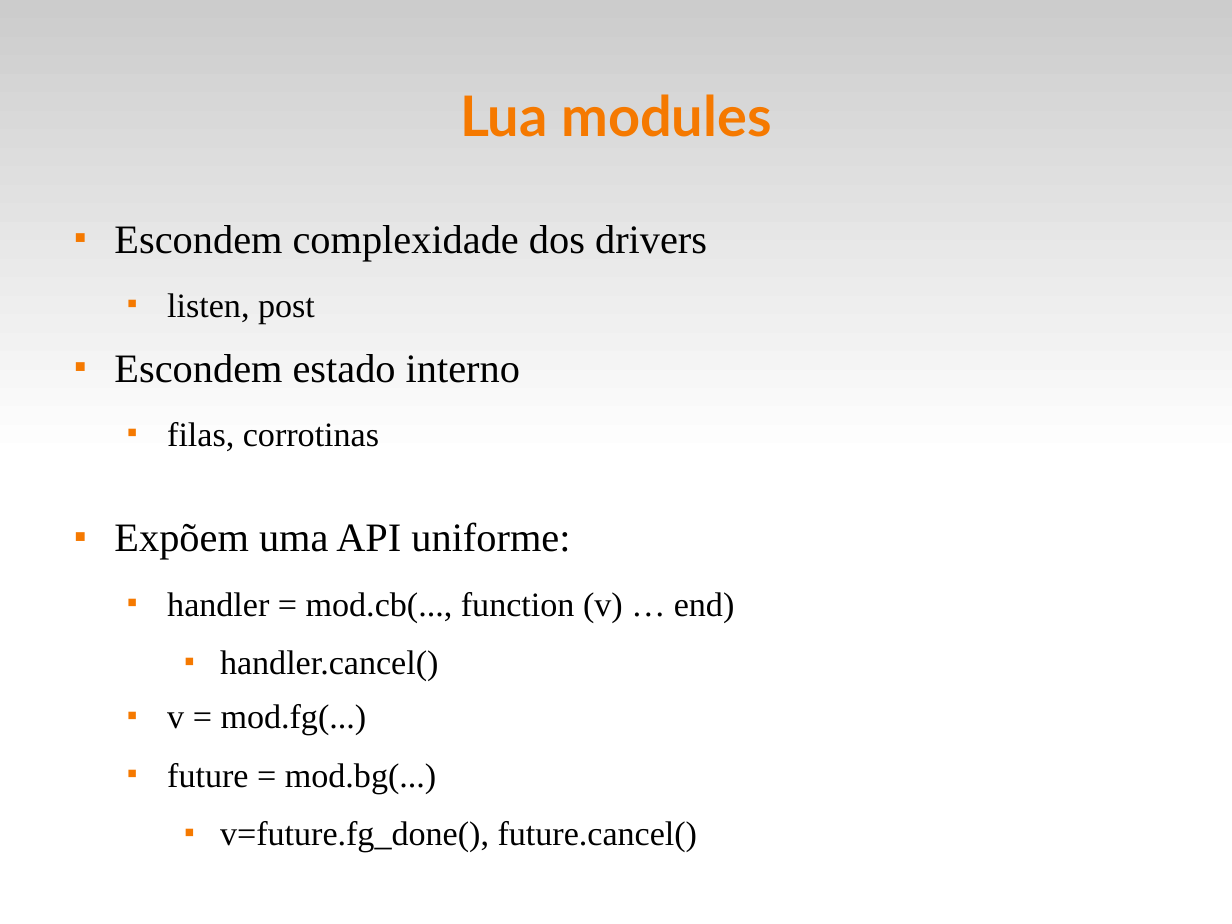
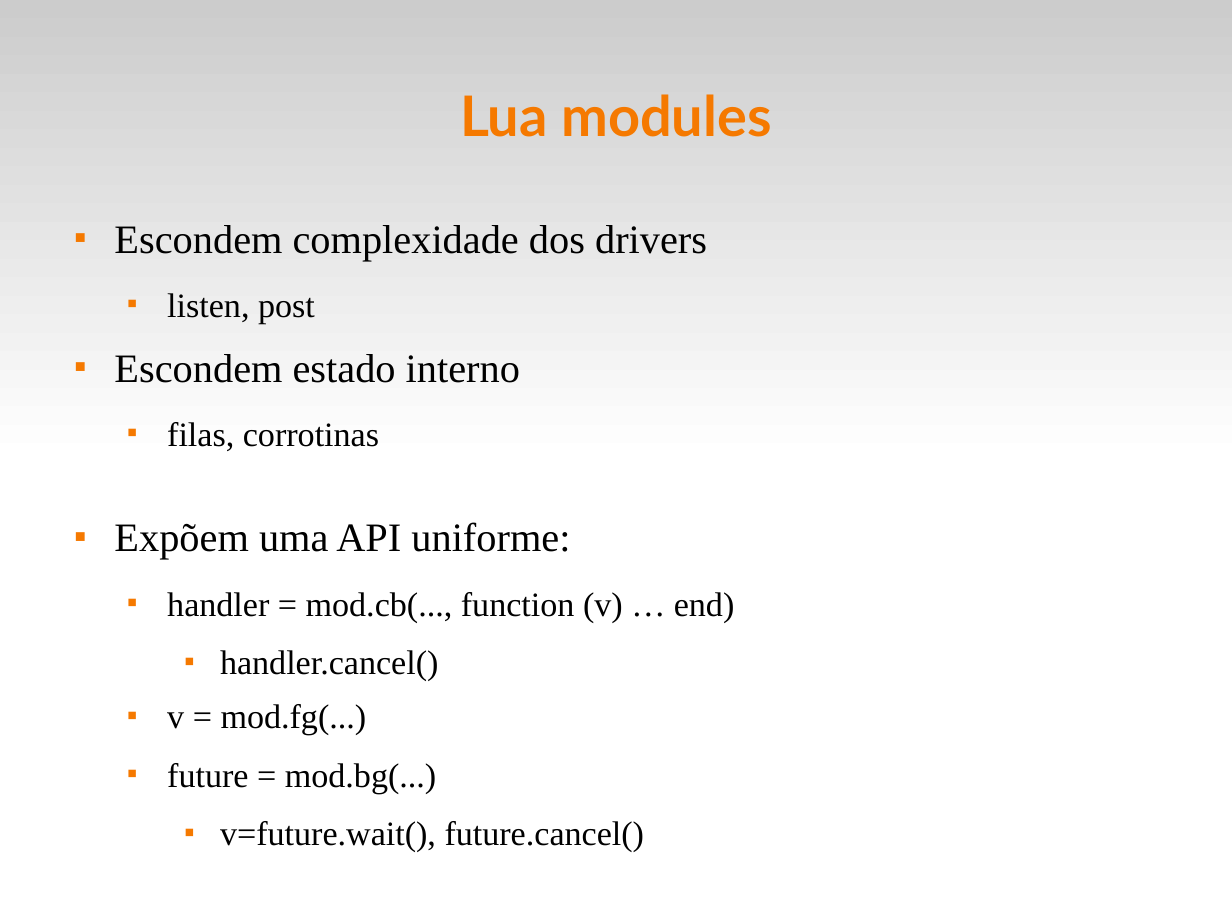
Before and after one commit to fsantanna/events, a slide deck: slide 17 of evt.odp. Drawn at 1232x924 pixels with LibreOffice and Linux fonts; fonts in the diff are those of the drawing. Boxes give left, top, right and bottom in pixels: in the first picture for what was removed or moved away, otherwise in the second. Text is boxed around its words. In the diff, an @@ line names an element or a change of style, - is before the commit and + after.

Commit message:
(^) fg_done => wait

```diff
--- a/evt.odp
+++ b/evt.odp
@@ text at [220,821,645,852]: text changed @@
-    ■ v=future.fg_done(), future.cancel()
+    ■ v=future.wait(), future.cancel()
```
Also in this commit, not shown: 5 other slides changed, 4 other files.
